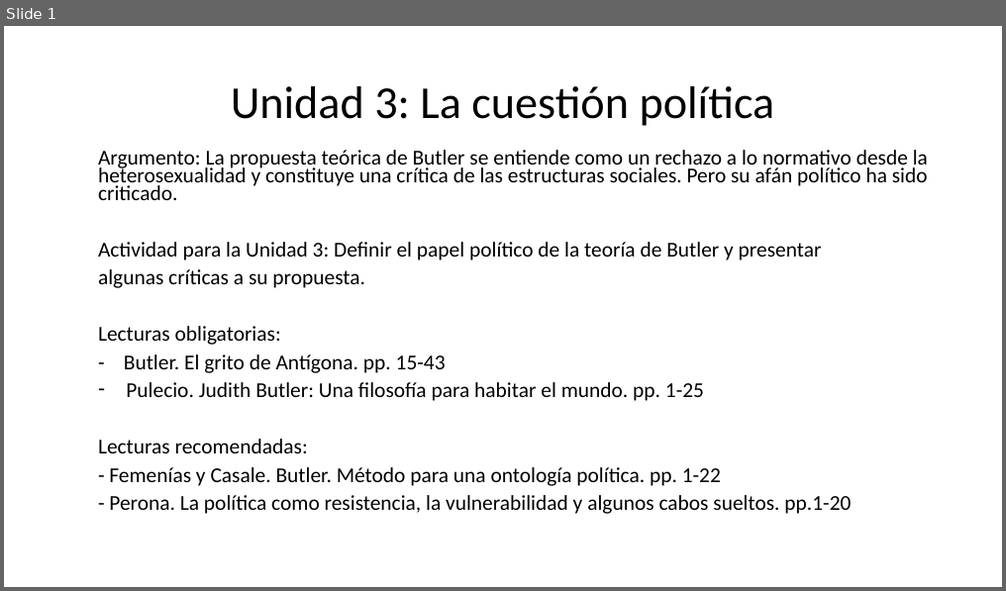
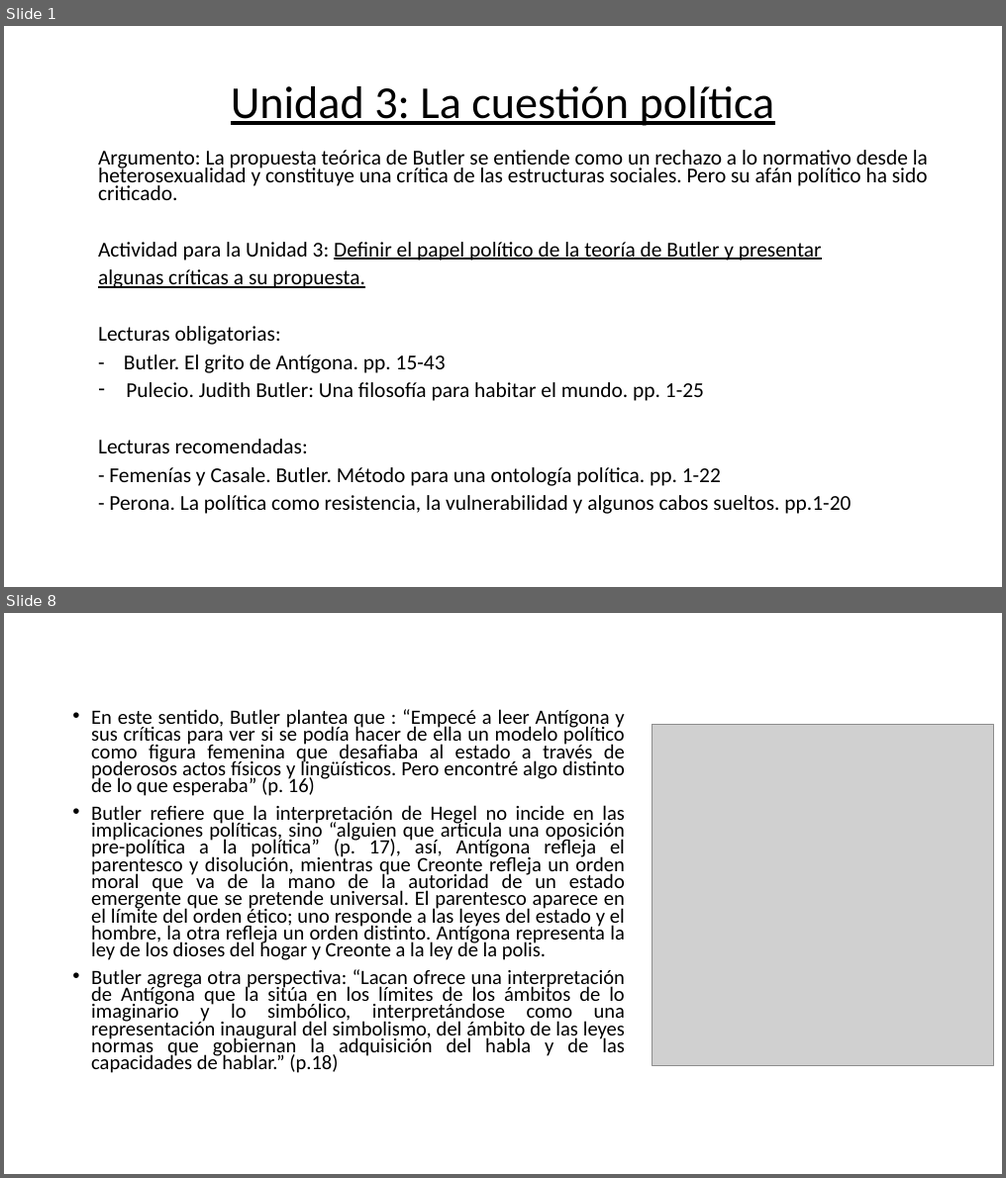
Before and after one commit to zaboltar/zaboltar.github.io, a slide deck: assets uarm/2019 sol-penscri-justfilpol/S E B Ago2019/J Butler UNIDAD 3.pptx. Shown one above the other, each under a label of ours: slide 1 before the commit, slides 1 and 8 after it; the slides between them are not shown. The pictures are 1006x591 and 1006x1178 pixels, drawn with LibreOffice and Linux fonts; fonts in the diff are those of the drawing; grey boxes stand for pictures. Boxes give left, top, right and bottom in pixels: in the first picture for what was removed or moved away, otherwise in the second. Text is boxed around its words. In the diff, an @@ line names an element or a change of style, - is before the commit and + after.

Commit message:
j butler 3

```diff
--- a/assets uarm/2019 sol-penscri-justfilpol/S E B Ago2019/J Butler UNIDAD 3.pptx
+++ b/assets uarm/2019 sol-penscri-justfilpol/S E B Ago2019/J Butler UNIDAD 3.pptx
@@ slide 8 added at (4, 613, 1002, 1174), background #FFFFFF @@
@@ text added at (91, 709, 625, 1073), 19.6 pt, text #000000 @@
+• En este sentido, Butler plantea que : “Empecé a leer Antígona y sus críticas para ver si se podía hacer de ella un modelo político como figura femenina que desafiaba al estado a través de poderosos actos físicos y lingüísticos. Pero encontré algo distinto de lo que esperaba” (p. 16)
+• Butler refiere que la interpretación de Hegel no incide en las implicaciones políticas, sino “alguien que articula una oposición pre-política a la política” (p. 17), así, Antígona refleja el parentesco y disolución, mientras que Creonte refleja un orden moral que va de la mano de la autoridad de un estado emergente que se pretende universal. El parentesco aparece en el límite del orden ético; uno responde a las leyes del estado y el hombre, la otra refleja un orden distinto. Antígona representa la ley de los dioses del hogar y Creonte a la ley de la polis.
+• Butler agrega otra perspectiva: “Lacan ofrece una interpretación de Antígona que la sitúa en los límites de los ámbitos de lo imaginario y lo simbólico, interpretándose como una representación inaugural del simbolismo, del ámbito de las leyes normas que gobiernan la adquisición del habla y de las capacidades de hablar.” (p.18)
@@ picture added at (652, 725, 994, 1065) @@
@@ slide 1 changed as well @@
@@ title "Unidad 3: La cuestión política" at (231, 86, 775, 126): underline on @@
@@ subtitle at (98, 242, 822, 288): underline on in "Definir el papel político de la teoría ...", "algunas críticas a su propuesta." @@
```
Also in this commit, not shown: 3 other slides changed, 18 other slides added, 2 slides removed, 3 other files.
